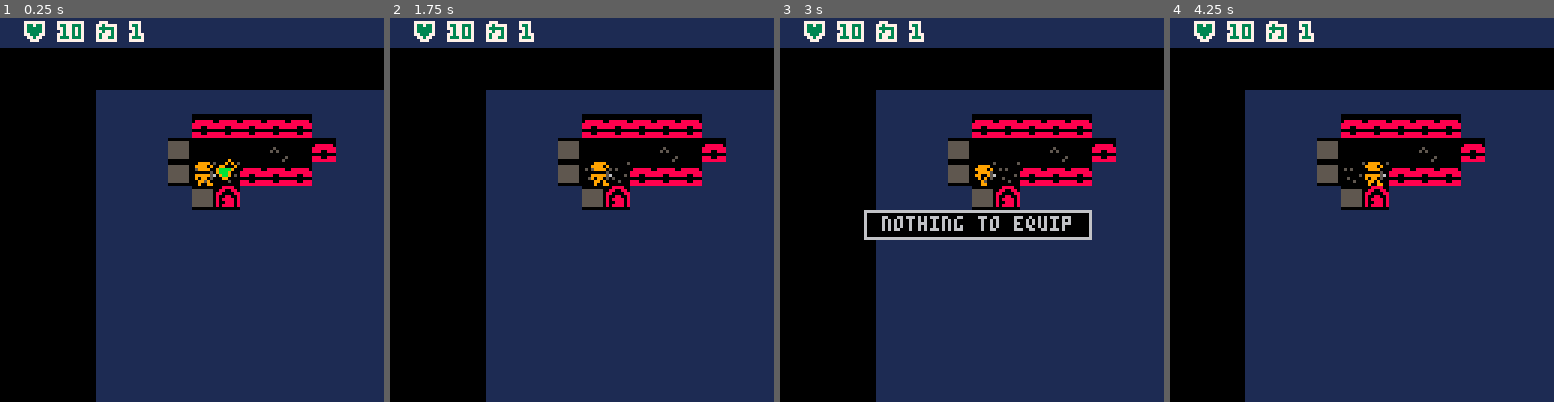
Above: before the commit, frames 1-4 (left to right).
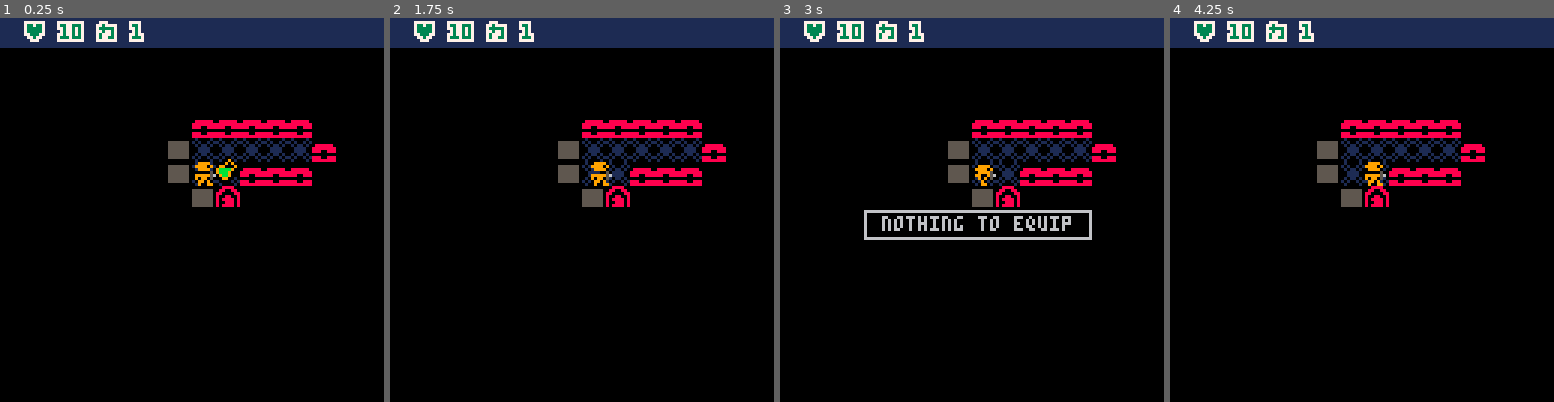
Above: after the commit, the same moments.

Repository: chebastian/picoabyss
Game: PICO-8 cartridge rouge.p8
The game is run twice, just before and just after one commit, with the same random seed, the same clock (stepped at 60 frames per second) and the same inputs.
Inputs:
- Up to frame 1 (0.25 s): no input
- Up to frame 2 (1.75 s): tap X (X key) at 0.33, 1.07 s; tap O (Z key) at 0.7, 1.7 s; hold Right from 1.6 s (still down)
- Up to frame 3 (3 s): tap X (X key) at 1.85, 2.97 s; release Right at 2.1 s; tap O (Z key) at 2.1, 2.5, 2.9 s; hold Up 2.15-2.42 s; hold Right from 2.47 s (still down)
- Up to frame 4 (4.25 s): release Right at 3.03 s; hold Left 3.08-3.58 s; tap O (Z key) at 3.3, 3.7, 4.1 s; hold Down 3.63-3.97 s; hold Right from 4.02 s (still down); tap X (X key) at 4.08 s

The runs differ from the first frame. In frame 1, 54% of the frame differs, in the area x 25-100%, y 18-100%; in frame 2, 54%; in frame 3, 50%; in frame 4, 59%, in the area x 19-100%, y 18-100%.

Commit message:
only do fow around player sprite, not entire map

Diff:
--- a/rouge.p8
+++ b/rouge.p8
@@ -52,8 +52,8 @@
 
  if _drw_dbg then
 	 cursor(0,20)
-	 for i=1,10 do
-	  print(_dbg[#_dbg-i])
+	 for i=0,10 do
+	  print(_dbg[i])
 	 end
  end
 
@@ -235,7 +234,6 @@
      _plyr.pos.y),dst=0}
     },
     {})
- dbg(#_srch_tiles)
  updatefow()
 
 end
@@ -400,9 +398,19 @@
 
 -- game
 
+function get_cam_renpos()
+ return p((_cam.pos_ren.x-8)*8,
+    (_cam.pos_ren.y-6)*8)
+end
+
+--function to_wrl_spc(po)
+-- local cp = get_cam_renpos()
+-- return cp.x + po.x,cp.y+po.y
+--end
+
 function drw_game()
-	camera((_cam.pos_ren.x-8)*8.0,
-	(_cam.pos_ren.y-6)*8)
+ local cp = get_cam_renpos()
+ camera(cp.x,cp.y)
 	map()
 	_pl.frame_cnt+=1
  _updt = min(_updt+1/60,1)
@@ -473,16 +480,20 @@
 end
 
 function blackout()
- local mw = 25
- local mh = 25
-
- for x=0,mw do
-	 for y=0,mh do
+ local mw = 17
+ local mh = 17
+
+ local cp = _cam.pos
+ local cpx,cpy = cp.x-9
+ 																,cp.y-7
+
+ for x=cpx,cpx+mw,1 do
+	 for y=cpy,cpy+mh,1 do
 	  local pxy = p(x,y)
 	  local idx = ptoi(pxy)
 	  local d = dist(pxy,_plyr.pos)
 	  if not _los[idx] then
-   	drw_rectf(x*8,y*8,8,8,1)
+   	drw_rectf(x*8,y*8,8,8,0)
 	  end
 		end
 	end
@@ -1516,19 +1527,19 @@
 0005000000000000000700030003000300000000000000000000000300030000000101000000000000000000000000000000000000000000000000000000000000000000000000000000000000000000000000000000000000000000000000000000000000000000000000000000000000000000000000000000000000000000
 0000000000000000000000000000000000000000000000000000000000000000000000000000000000000000000000000000000000000000000000000000000000000000000000000000000000000000000000000000000000000000000000000000000000000000000000000000000000000000000000000000000000000000
 __map__
-0018000000000000000000000000000000000000000000000000000000000000000000000000000000000000000000000000000000000000000000000000000000000000000000000000000000000000000000000000000000000000000000000000000000000000000000000000000000000000000000000000000000000000
-000000010b0b0b0b0b0b01010000000000000000000000000000000000000000000000000000000000000000000000000000000000000000000000000000000000000000000000000000000000000000000000000000000000000000000000000000000000000000000000000000000000000000000000000000000000000000
-0000000100000003000b0f010000000000000000000000000000000000000000000000000000000000000000000000000000000000000000000000000000000000000000000000000000000000000000000000000000000000000000000000000000000000000000000000000000000000000000000000000000000000000000
-0000000102020b0b0b000d010101010100000000010101010101010100000000000000000000000000000000000000000000000000000000000000000000000000000000000000000000000000000000000000000000000000000000000000000000000000000000000000000000000000000000000000000000000000000000
-0000000101090101010200000100000101090101010000000000000100000000000000000000000000000000000000000000000000000000000000000000000000000000000000000000000000000000000000000000000000000000000000000000000000000000000000000000000000000000000000000000000000000000
-0000000100000000010000000000020900000000010000000000000100000000000000000000000000000000000000000000000000000000000000000000000000000000000000000000000000000000000000000000000000000000000000000000000000000000000000000000000000000000000000000000000000000000
-000000010000020b010d0f0d0100000100000000090000000000000100000000000000000000000000000000000000000000000000000000000000000000000000000000000000000000000000000000000000000000000000000000000000000000000000000000000000000000000000000000000000000000000000000000
-0000000101010d01010101010101000100000000010901010101010100000000000000000000000000000000000000000000000000000000000000000000000000000000000000000000000000000000000000000000000000000000000000000000000000000000000000000000000000000000000000000000000000000000
-0000000000010d0f0d0d0f0d0000000100000001010000000001000000000000000000000000000000000000000000000000000000000000000000000000000000000000000000000000000000000000000000000000000000000000000000000000000000000000000000000000000000000000000000000000000000000000
-0000000000010d0f0d0d0d0d000d0f0100000001010101010001000000000000000000000000000000000000000000000000000000000000000000000000000000000000000000000000000000000000000000000000000000000000000000000000000000000000000000000000000000000000000000000000000000000000
-0000000000010f0f0f00000000000f0101010101010101010001000000000000000000000000000000000000000000000000000000000000000000000000000000000000000000000000000000000000000000000000000000000000000000000000000000000000000000000000000000000000000000000000000000000000
-0000000000010d000202020202020f0900000009000000000001000000000000000000000000000000000000000000000000000000000000000000000000000000000000000000000000000000000000000000000000000000000000000000000000000000000000000000000000000000000000000000000000000000000000
-0000000000010f0f02020202020f0d0101010101010101010101000000000000000000000000000000000000000000000000000000000000000000000000000000000000000000000000000000000000000000000000000000000000000000000000000000000000000000000000000000000000000000000000000000000000
+0102030505050505050505050505050505050505050505050505050505050000000000000000000000000000000000000000000000000000000000000000000000000000000000000000000000000000000000000000000000000000000000000000000000000000000000000000000000000000000000000000000000000000
+020505010b0b0b0b0b0b01010505050505050505050505050505050505050000000000000000000000000000000000000000000000000000000000000000000000000000000000000000000000000000000000000000000000000000000000000000000000000000000000000000000000000000000000000000000000000000
+0305050105050505050b0f010505050505050505050505050505050505050000000000000000000000000000000000000000000000000000000000000000000000000000000000000000000000000000000000000000000000000000000000000000000000000000000000000000000000000000000000000000000000000000
+0505050105050b0b0b050d010101010105050505010101010101010105050000000000000000000000000000000000000000000000000000000000000000000000000000000000000000000000000000000000000000000000000000000000000000000000000000000000000000000000000000000000000000000000000000
+0505050101090101010505050105050101090101010505050505050105050000000000000000000000000000000000000000000000000000000000000000000000000000000000000000000000000000000000000000000000000000000000000000000000000000000000000000000000000000000000000000000000000000
+0505050105050505010505050505050905050505010505050505050105050000000000000000000000000000000000000000000000000000000000000000000000000000000000000000000000000000000000000000000000000000000000000000000000000000000000000000000000000000000000000000000000000000
+050505010505050b010d0f0d0105050105050505090505050505050105050000000000000000000000000000000000000000000000000000000000000000000000000000000000000000000000000000000000000000000000000000000000000000000000000000000000000000000000000000000000000000000000000000
+0005050101010d01010101010101050105050505010901010101010105050000000000000000000000000000000000000000000000000000000000000000000000000000000000000000000000000000000000000000000000000000000000000000000000000000000000000000000000000000000000000000000000000000
+0005050505010d0f0d0d0f0d0505050105050501010505050501050505050000000000000000000000000000000000000000000000000000000000000000000000000000000000000000000000000000000000000000000000000000000000000000000000000000000000000000000000000000000000000000000000000000
+0000050505010d0f0d0d0d0d050d0f0105050501010101010501050505000000000000000000000000000000000000000000000000000000000000000000000000000000000000000000000000000000000000000000000000000000000000000000000000000000000000000000000000000000000000000000000000000000
+0000050505010f0f0f05050505050f0101010101010101010501050505000000000000000000000000000000000000000000000000000000000000000000000000000000000000000000000000000000000000000000000000000000000000000000000000000000000000000000000000000000000000000000000000000000
+0000050505010d050505050505050f0905050509050505050501050505000000000000000000000000000000000000000000000000000000000000000000000000000000000000000000000000000000000000000000000000000000000000000000000000000000000000000000000000000000000000000000000000000000
+0000000000010f0f05050505050f0d0101010101010101010101000000000000000000000000000000000000000000000000000000000000000000000000000000000000000000000000000000000000000000000000000000000000000000000000000000000000000000000000000000000000000000000000000000000000
 0000000000010d0d0f0d0f0d0d0d0f0100000000000000000000000000000000000000000000000000000000000000000000000000000000000000000000000000000000000000000000000000000000000000000000000000000000000000000000000000000000000000000000000000000000000000000000000000000000
 0000000000010101010101010101010100000000000000000000000000000000000000000000000000000000000000000000000000000000000000000000000000000000000000000000000000000000000000000000000000000000000000000000000000000000000000000000000000000000000000000000000000000000
 
Not shown, changed: 24 lines of the sprite sheet (__gfx__) section of rouge.p8
